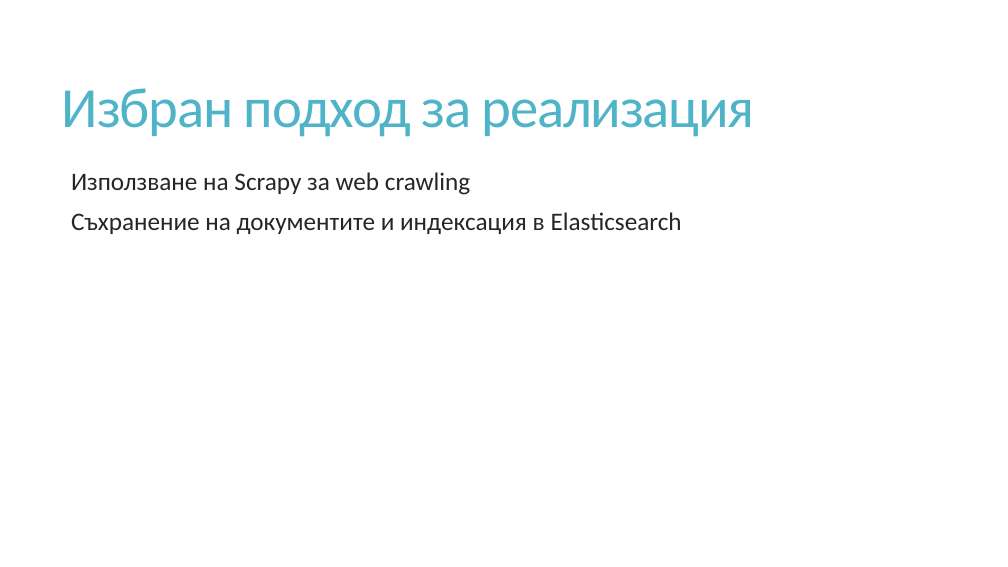
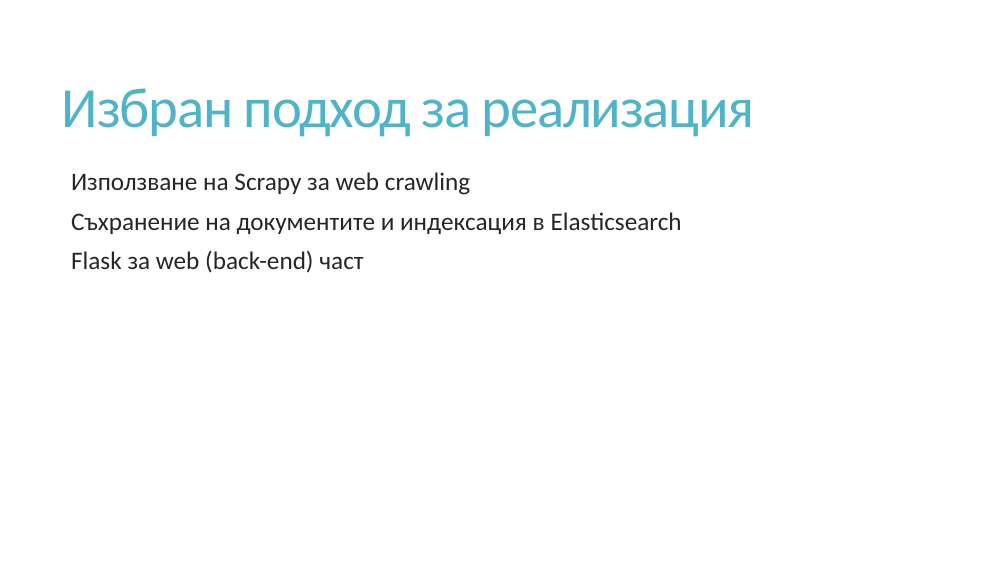
Before and after one commit to ivanovx/fmi-informational-retrieval, a slide deck: slide 5 of docs/Проект.pptx. Drawn at 1008x567 pixels with LibreOffice and Linux fonts; fonts in the diff are those of the drawing. Boxes give left, top, right and bottom in pixels: in the first picture for what was removed or moved away, otherwise in the second. Text is boxed around its words. In the diff, an @@ line names an element or a change of style, - is before the commit and + after.

```diff
--- a/docs/Проект.pptx
+++ b/docs/Проект.pptx
@@ text at [71,250,363,273]: paragraph added @@
+  Flask за web (back-end) част
```
Also in this commit, not shown: 2 other slides changed, 1 other file.
